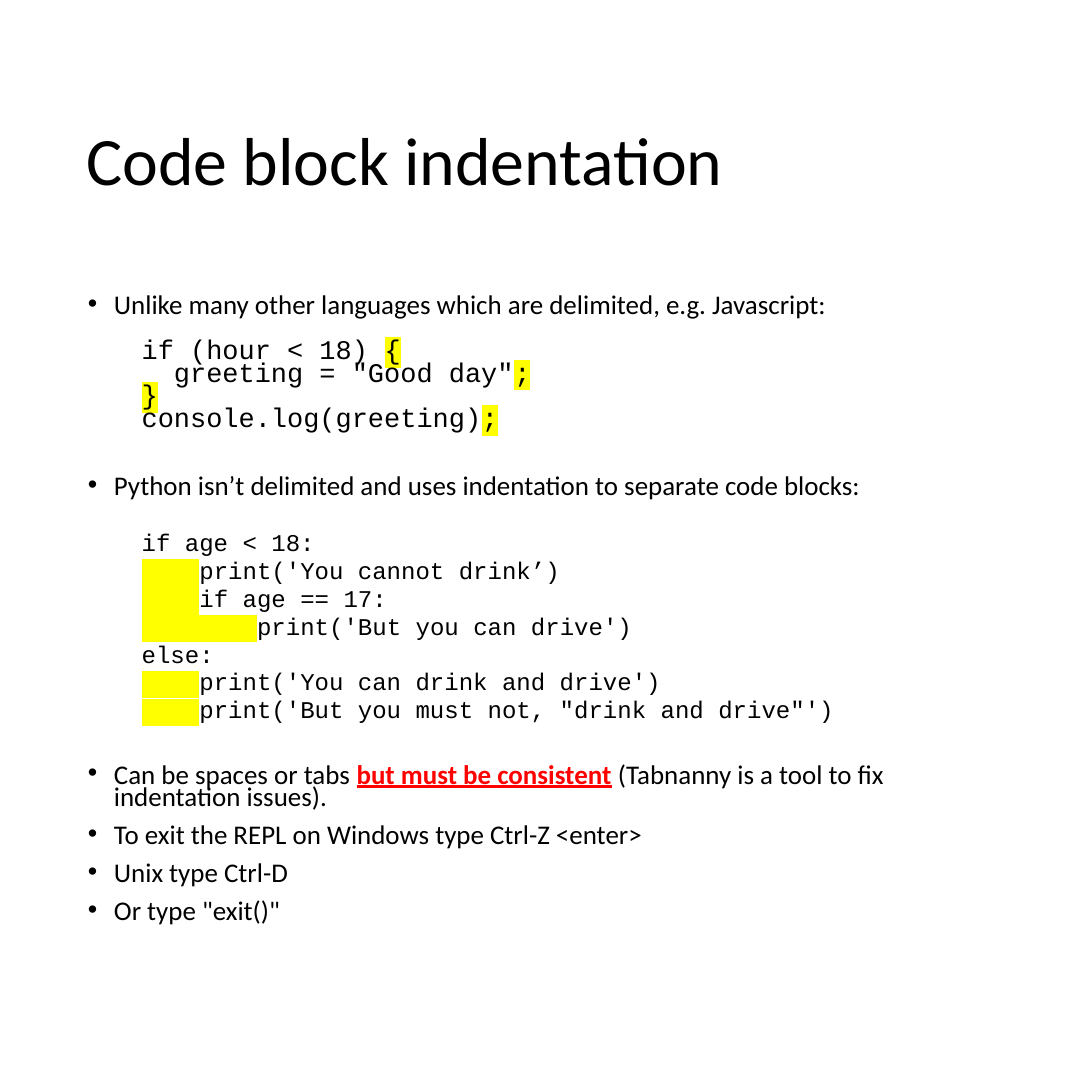
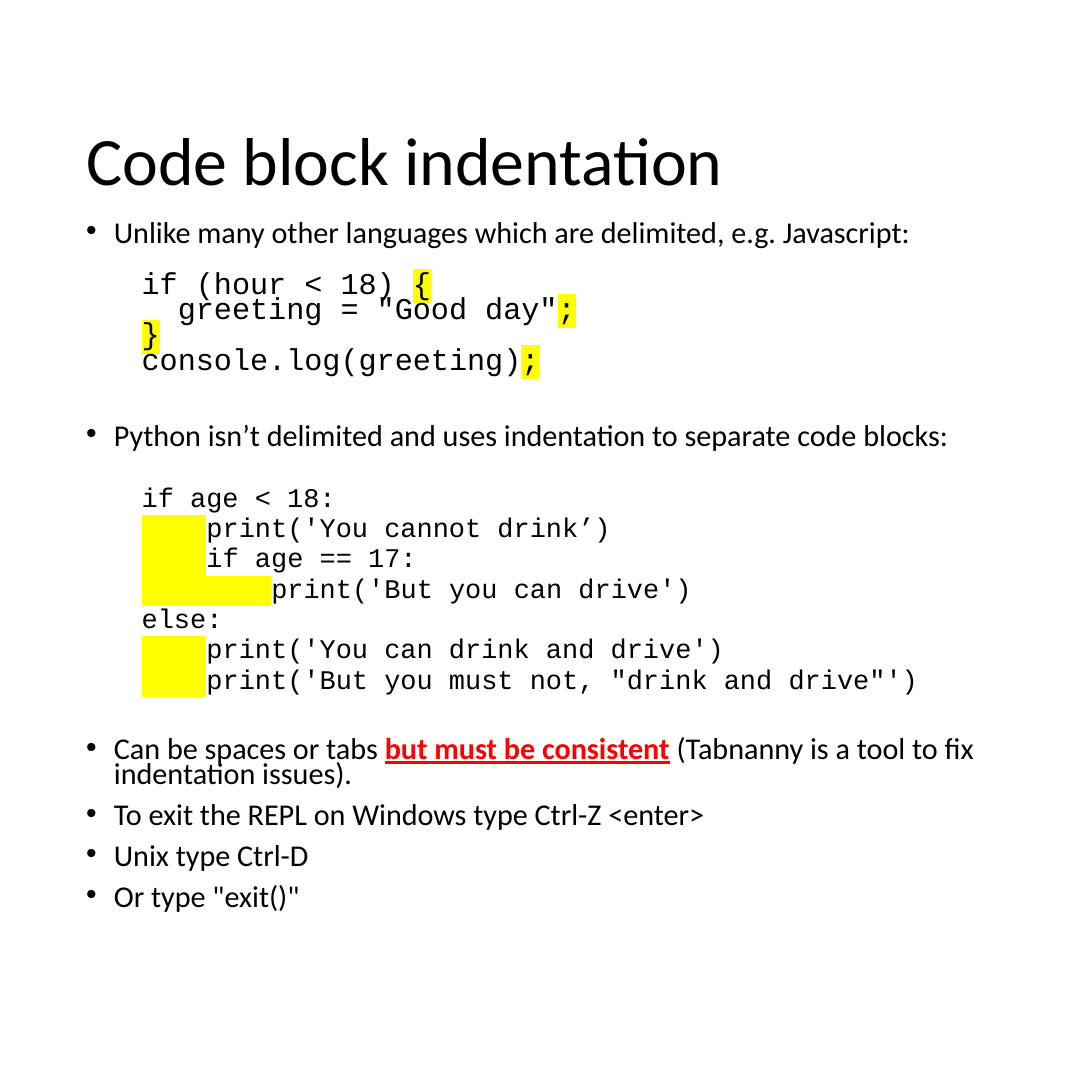
Before and after one commit to mrkbutty/PythonTutButty01, a slide deck: slide 20 of PyTut1_Intro.pptx. Drawn at 1092x1092 pixels with LibreOffice and Linux fonts; fonts in the diff are those of the drawing. Boxes give left, top, right and bottom in pixels: in the first picture for what was removed or moved away, otherwise in the second. Text is boxed around its words. In the diff, an @@ line names an element or a change of style, - is before the commit and + after.

```diff
--- a/PyTut1_Intro.pptx
+++ b/PyTut1_Intro.pptx
@@ text "Unlike many other languages which ...": place and size @@
-text "Unlike many other languages which ..." at <box>114,295,884,925</box>
+text "Unlike many other languages which ..." at <box>114,222,974,912</box>
@@ text "Unlike many other languages which ..." at <box>114,222,974,912</box>: size 17.5 to 19.6 pt in "Unlike many other languages which are delimited, ...", "if (hour < 18) {", "greeting = "Good day";", "}" and 6 more places; size 15.6 to 17.5 pt in "if age < 18:", "print('You cannot drink’)", "if age == 17:", "print('But you can drive')" and 3 more places; indent changed @@
```
Also in this commit, not shown: 3 other slides changed, 1 slide added, 3 slides removed, 4 other files.
